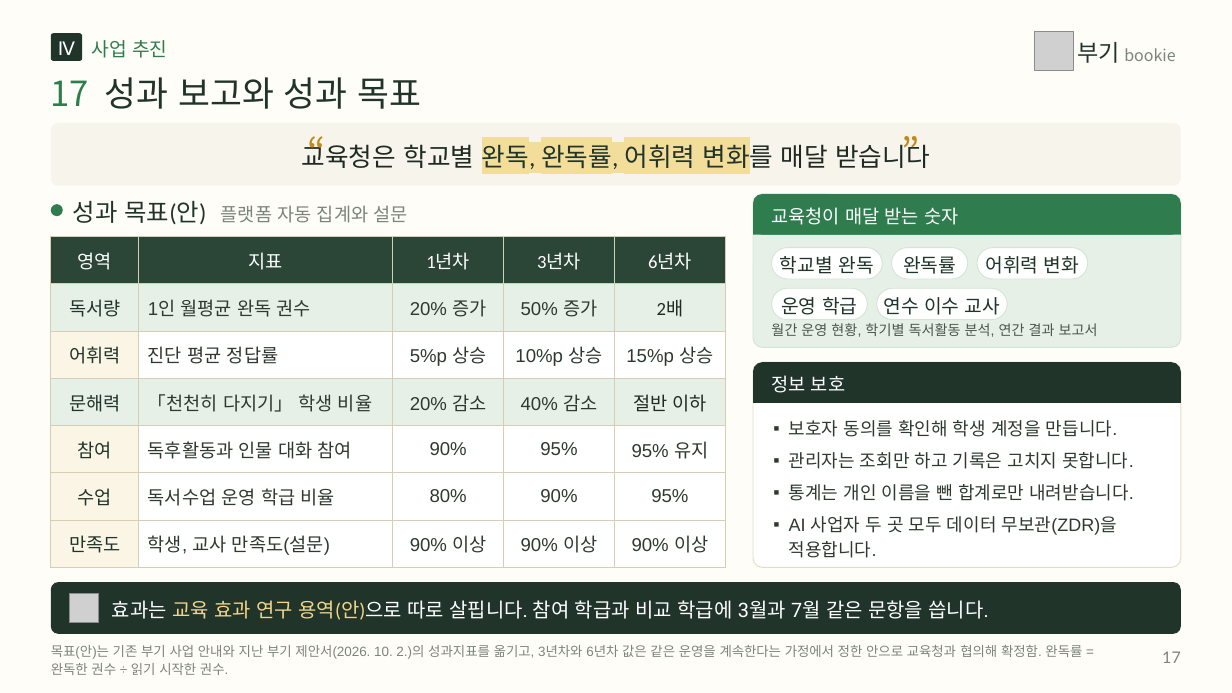
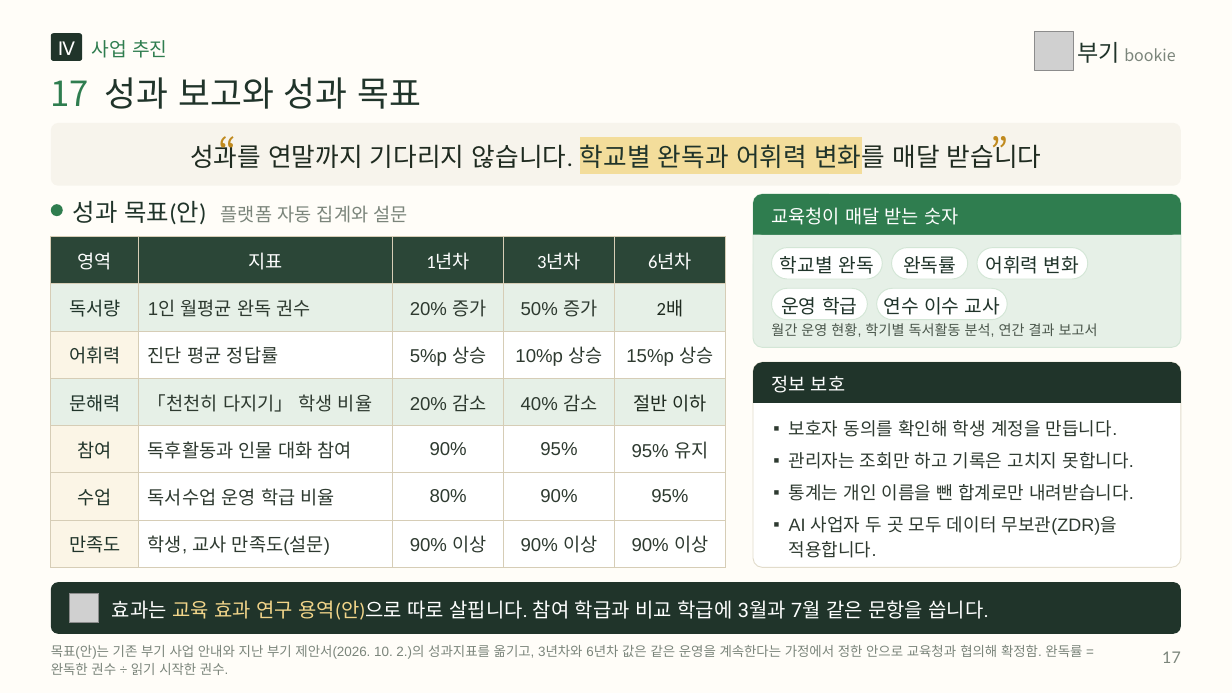
Before and after one commit to legoschool/bookie-test, a slide deck: slide 17 of promo/dl/proposal/bookie-proposal-short-20p.pptx. Drawn at 1232x693 pixels with LibreOffice and Linux fonts; fonts in the diff are those of the drawing; grey boxes stand for pictures. Boxes give left, top, right and bottom in pixels: in the first picture for what was removed or moved away, otherwise in the second. Text is boxed around its words. In the diff, an @@ line names an element or a change of style, - is before the commit and + after.

```diff
--- a/promo/dl/proposal/bookie-proposal-short-20p.pptx
+++ b/promo/dl/proposal/bookie-proposal-short-20p.pptx
@@ text at (190,140,1042,173): text changed @@
-교육청은 학교별 완독, 완독률, 어휘력 변화를 매달 받습니다
+성과를 연말까지 기다리지 않습니다. 학교별 완독과 어휘력 변화를 매달 받습니다
@@ text "“": place and size @@
-text "“" at (280,121,326,177)
+text "“" at (191,121,238,177)
@@ text "”": place and size @@
-text "”" at (902,121,948,177)
+text "”" at (991,121,1037,177)
```
Also in this commit, not shown: 17 other slides changed, 44 other files.
